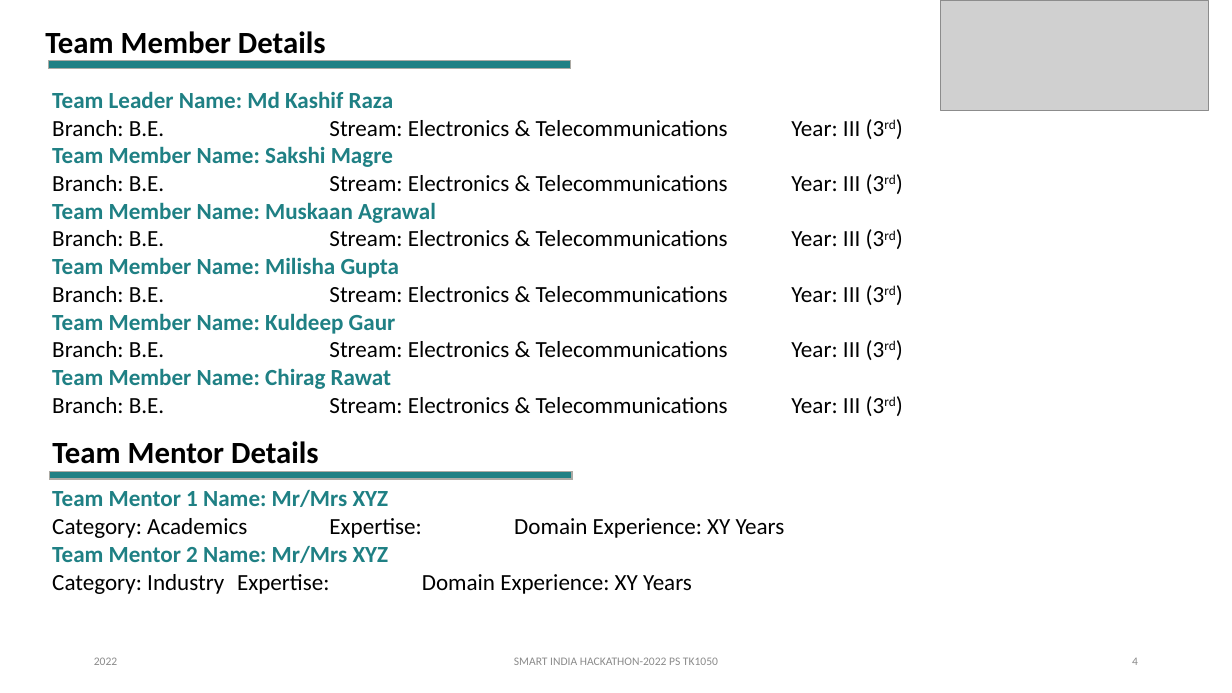
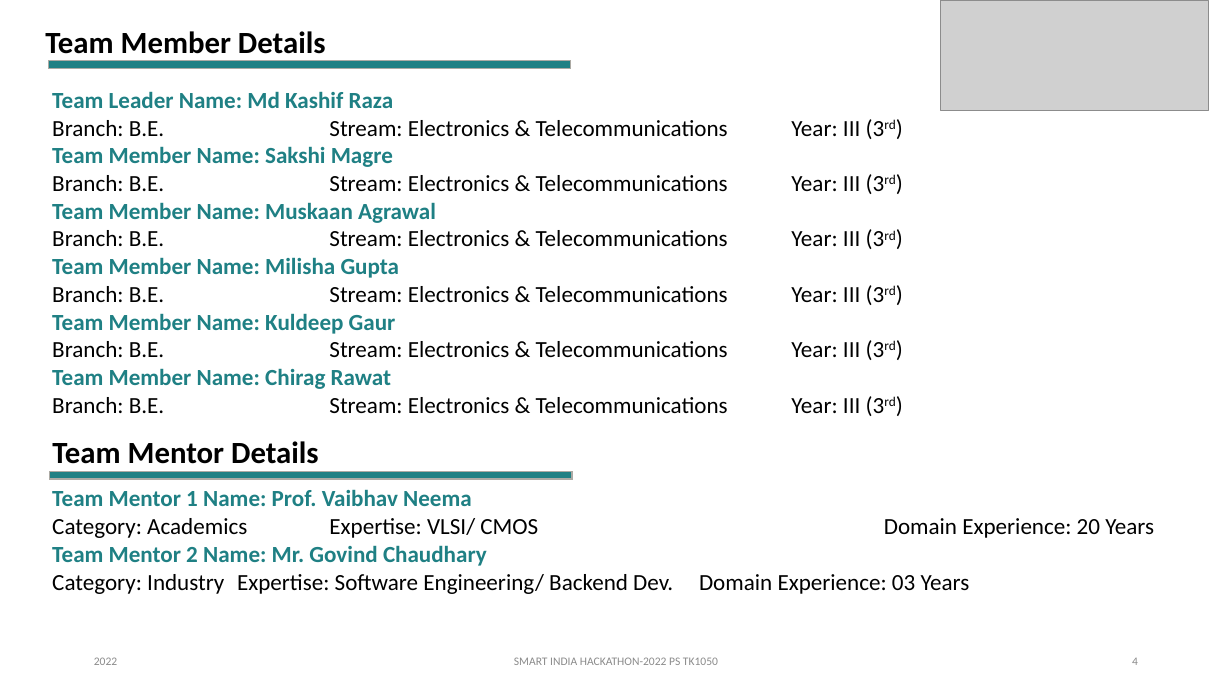
Before and after one commit to kashif-raza2019/One-Queue-Old, a slide deck: slide 4 of resources/SIH 2022 Optimizers.pptx. Drawn at 1232x693 pixels with LibreOffice and Linux fonts; fonts in the diff are those of the drawing; grey boxes stand for pictures; background and template pictures are left out. Boxes give left, top, right and bottom in pixels: in the first picture for what was removed or moved away, otherwise in the second. Text is boxed around its words. In the diff, an @@ line names an element or a change of style, - is before the commit and + after.

```diff
--- a/resources/SIH 2022 Optimizers.pptx
+++ b/resources/SIH 2022 Optimizers.pptx
@@ text at (52,489,1071,594): text changed @@
-Team Mentor 1 Name: Mr/Mrs XYZ
-Category: Academics Expertise: Domain Experience: XY Years
-Team Mentor 2 Name: Mr/Mrs XYZ
-Category: Industry Expertise: Domain Experience: XY Years
+Team Mentor 1 Name: Prof. Vaibhav Neema
+Category: Academics Expertise: VLSI/ CMOS Domain Experience: 20 Years
+Team Mentor 2 Name: Mr. Govind Chaudhary
+Category: Industry Expertise: Software Engineering/ Backend Dev. Domain Experience: 03 Years
```
Also in this commit, not shown: 3 other slides changed, 7 other files.
